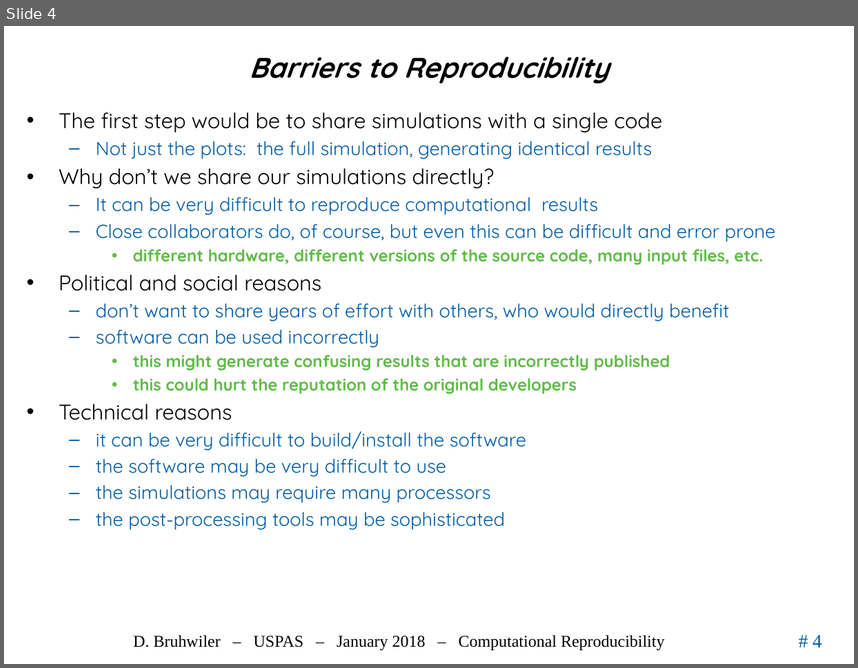
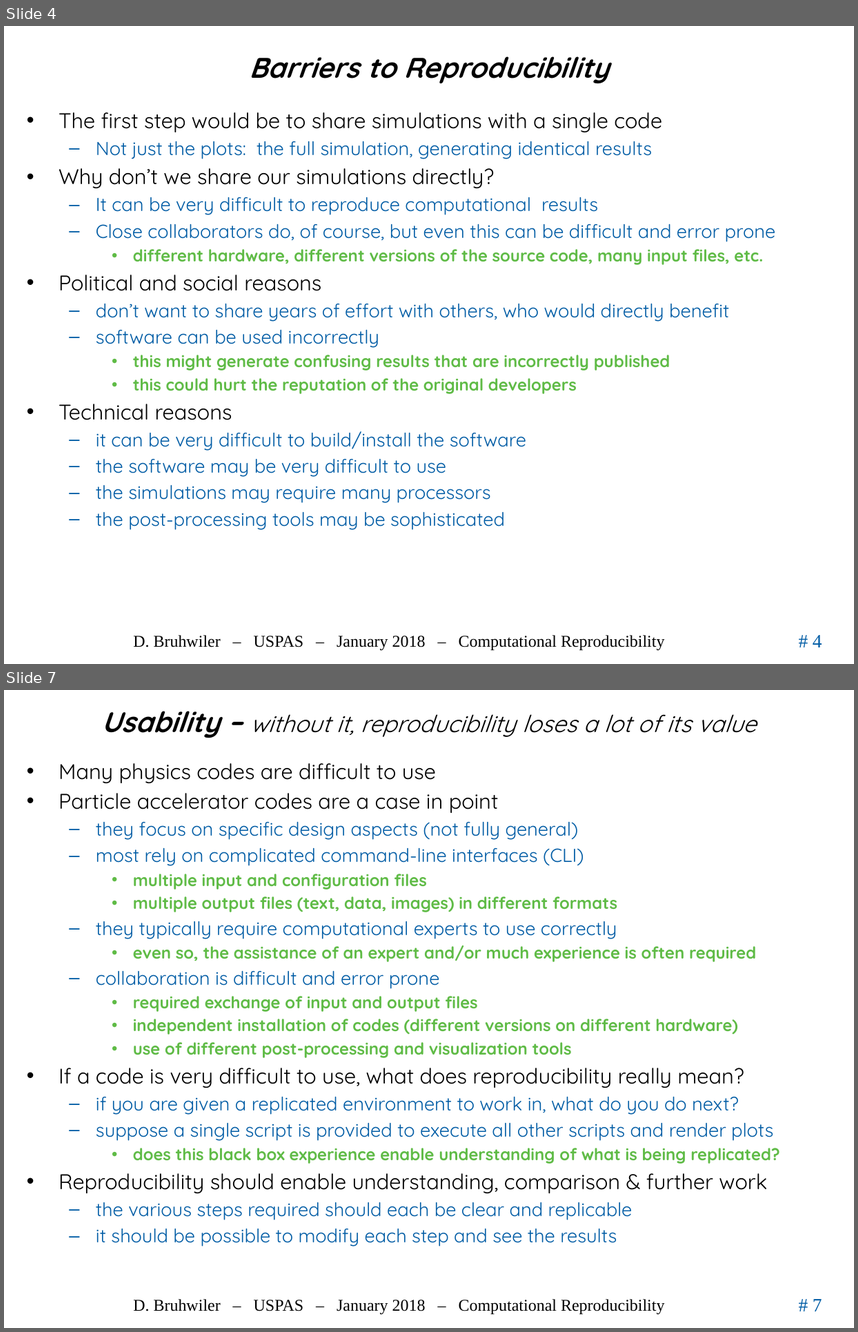
Before and after one commit to uspas/simbeamplasma18, a slide deck: computational_reproducibility/lecture/2018_ComputationalReproducibility_Bruhwiler_USPAS.pptx. Shown one above the other, each under a label of ours: slide 4 before the commit, slides 4 and 7 after it; the slides between them are not shown. The pictures are 858x668 and 858x1332 pixels, drawn with LibreOffice and Linux fonts; fonts in the diff are those of the drawing; background and template pictures are left out. Boxes give left, top, right and bottom in pixels: in the first picture for what was removed or moved away, otherwise in the second. Text is boxed around its words. In the diff, an @@ line names an element or a change of style, - is before the commit and + after.

Commit message:
latest version

```diff
--- a/computational_reproducibility/lecture/2018_ComputationalReproducibility_Bruhwiler_USPAS.pptx
+++ b/computational_reproducibility/lecture/2018_ComputationalReproducibility_Bruhwiler_USPAS.pptx
@@ slide 7 added at box(4, 690, 854, 1328), background #FFFFFF; not listed: 3 template elements that a slide beside it also shows @@
@@ title added at box(101, 711, 756, 738), 20 pt, text #000000, italic @@
+Usability – without it, reproducibility loses a lot of its value
@@ text added at box(59, 763, 780, 1246), 16 pt, text #005CA5 @@
+• Many physics codes are difficult to use
+• Particle accelerator codes are a case in point
+  – they focus on specific design aspects (not fully general)
+  – most rely on complicated command-line interfaces (CLI)
+    • multiple input and configuration files
+    • multiple output files (text, data, images) in different formats
+  – they typically require computational experts to use correctly
+    • even so, the assistance of an expert and/or much experience is often required
+  – collaboration is difficult and error prone
+    • required exchange of input and output files
+    • independent installation of codes (different versions on different hardware)
+    • use of different post-processing and visualization tools
+• If a code is very difficult to use, what does reproducibility really mean?
+  – if you are given a replicated environment to work in, what do you do next?
+  – suppose a single script is provided to execute all other scripts and render plots
+    • does this black box experience enable understanding of what is being replicated?
+• Reproducibility should enable understanding, comparison & further work
+  – the various steps required should each be clear and replicable
+  – it should be possible to modify each step and see the results
```
Also in this commit, not shown: 4 other slides added.
